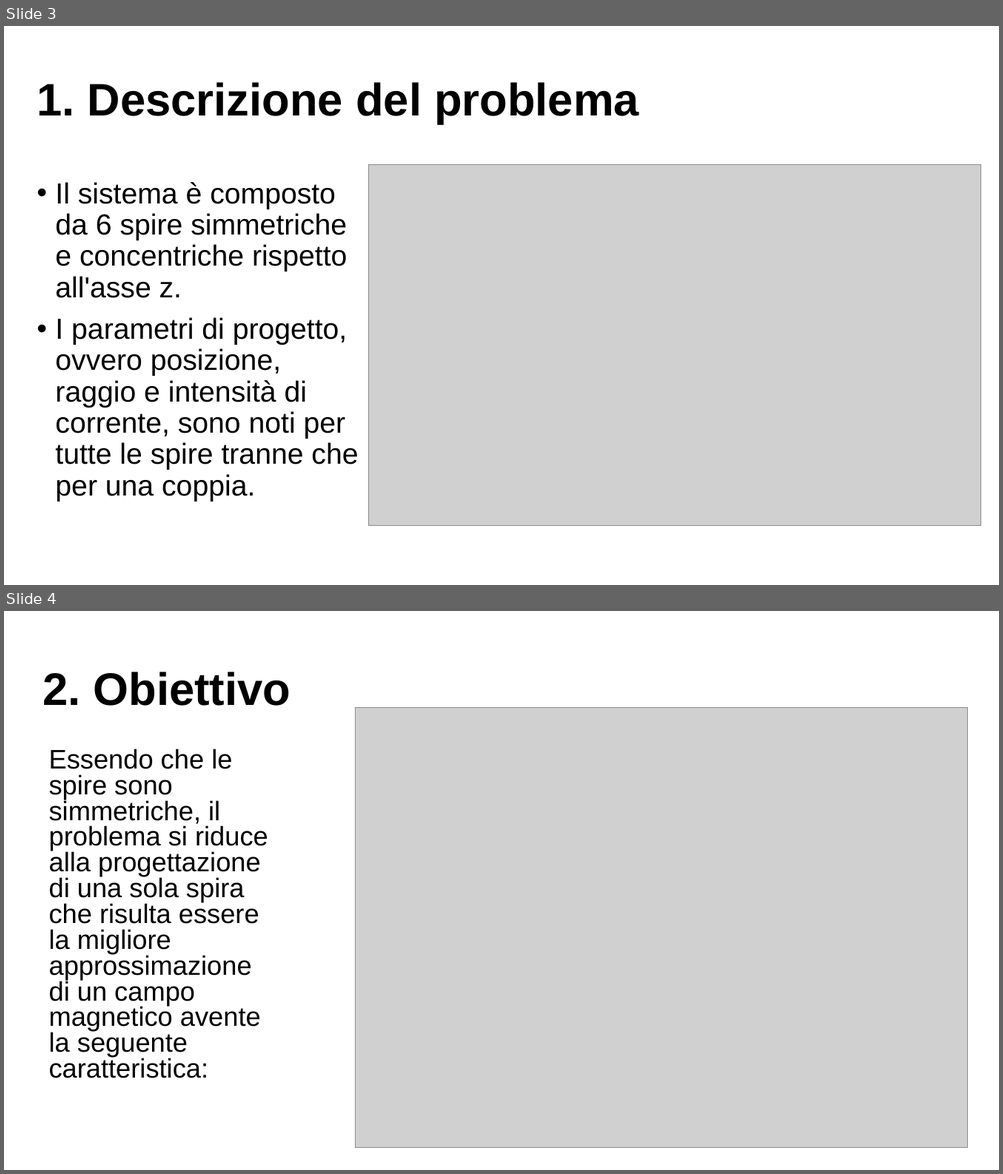
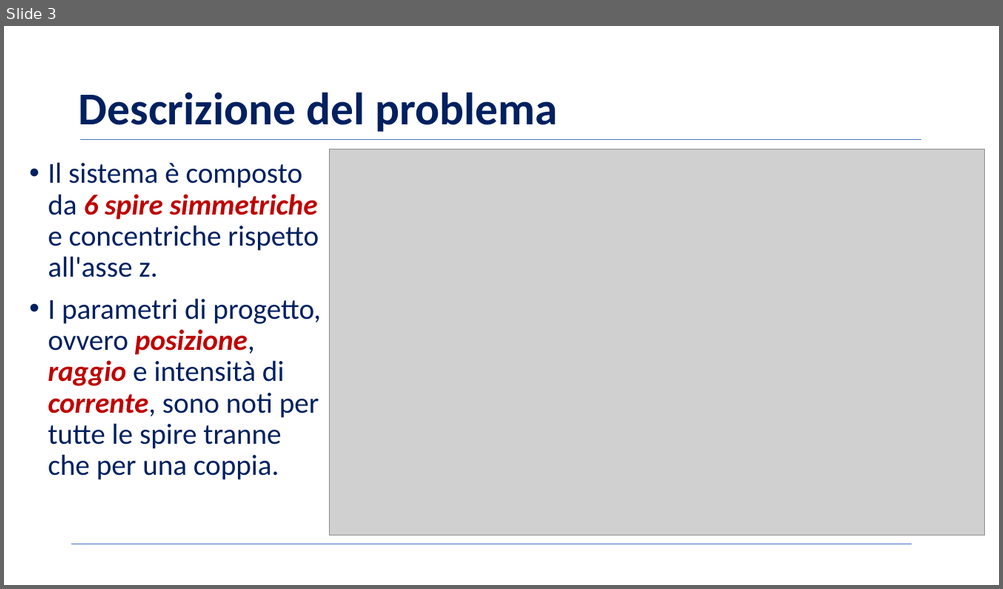
Before and after one commit to BernardoGiordano/NelderMeadMethod, a slide deck: presentazione progetto/Presentazione martone MOTT.pptx. Shown one above the other, each under a label of ours: slides 3 and 4 before the commit, slide 3 after it. The pictures are 1003x1174 and 1003x589 pixels, drawn with LibreOffice and Linux fonts; fonts in the diff are those of the drawing; grey boxes stand for pictures; background and template pictures are left out. Boxes give left, top, right and bottom in pixels: in the first picture for what was removed or moved away, otherwise in the second. Text is boxed around its words. In the diff, an @@ line names an element or a change of style, - is before the commit and + after.

```diff
--- a/presentazione progetto/Presentazione martone MOTT.pptx
+++ b/presentazione progetto/Presentazione martone MOTT.pptx
@@ slide 4 removed at (4,611,999,1170), background picture (left out) @@
@@ title removed at (42,672,291,706) @@
-2. Obiettivo
@@ picture removed at (356,707,967,1147) @@
@@ text removed at (49,749,268,1079) @@
-Essendo che le spire sono simmetriche, il problema si riduce alla progettazione di una sola spira che risulta essere la migliore approssimazione di un campo magnetico avente la seguente caratteristica:
@@ slide 3 changed as well @@
@@ text at (79,92,558,132): text changed; font Arial to Calibri; text colour #000000 to #002060 @@
-1. Descrizione del problema
+Descrizione del problema
@@ text "Il sistema è composto da ...": place and size @@
-text "Il sistema è composto da ..." at (55,182,358,502)
+text "Il sistema è composto da ..." at (48,162,321,480)
@@ text "Il sistema è composto da ..." at (48,162,321,480): font Arial to Calibri; text colour #000000 to #002060 in "Il sistema è composto da e concentriche ...", "I parametri di progetto, ovvero posizione, e ..."; text colour #000000 to #C00000, bold on, italic on in "6 spire simmetriche", "posizione, raggio corrente," @@
@@ line added from (81, 139) to (921, 139), #4472C4 0.5 pt @@
@@ picture: place and size @@
-picture at (368,165,980,526)
+picture at (330,149,984,536)
@@ line added from (71, 545) to (912, 545), #4472C4 0.5 pt @@
```
Also in this commit, not shown: 5 other slides changed, 3 slides added, 3 other slides removed.
